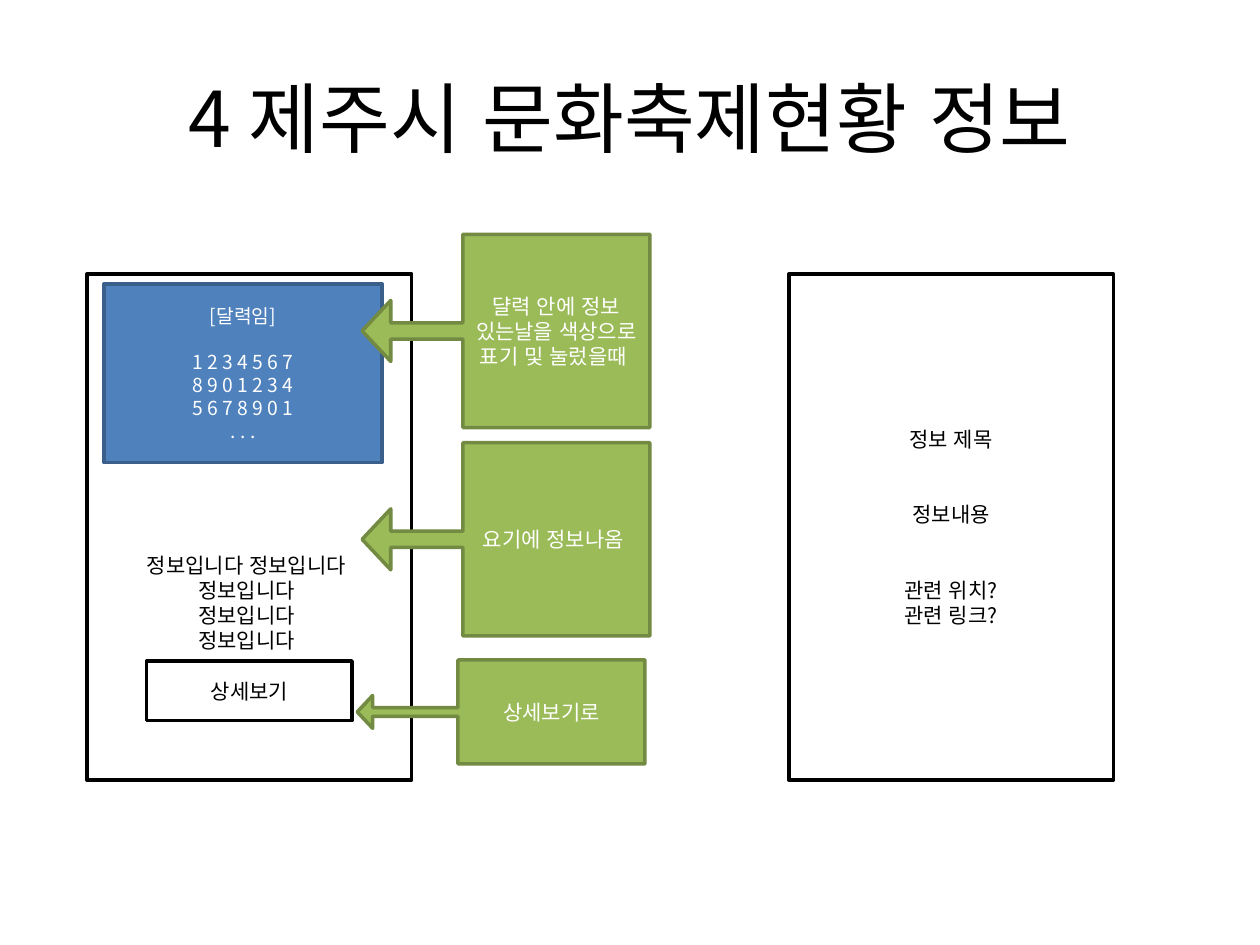
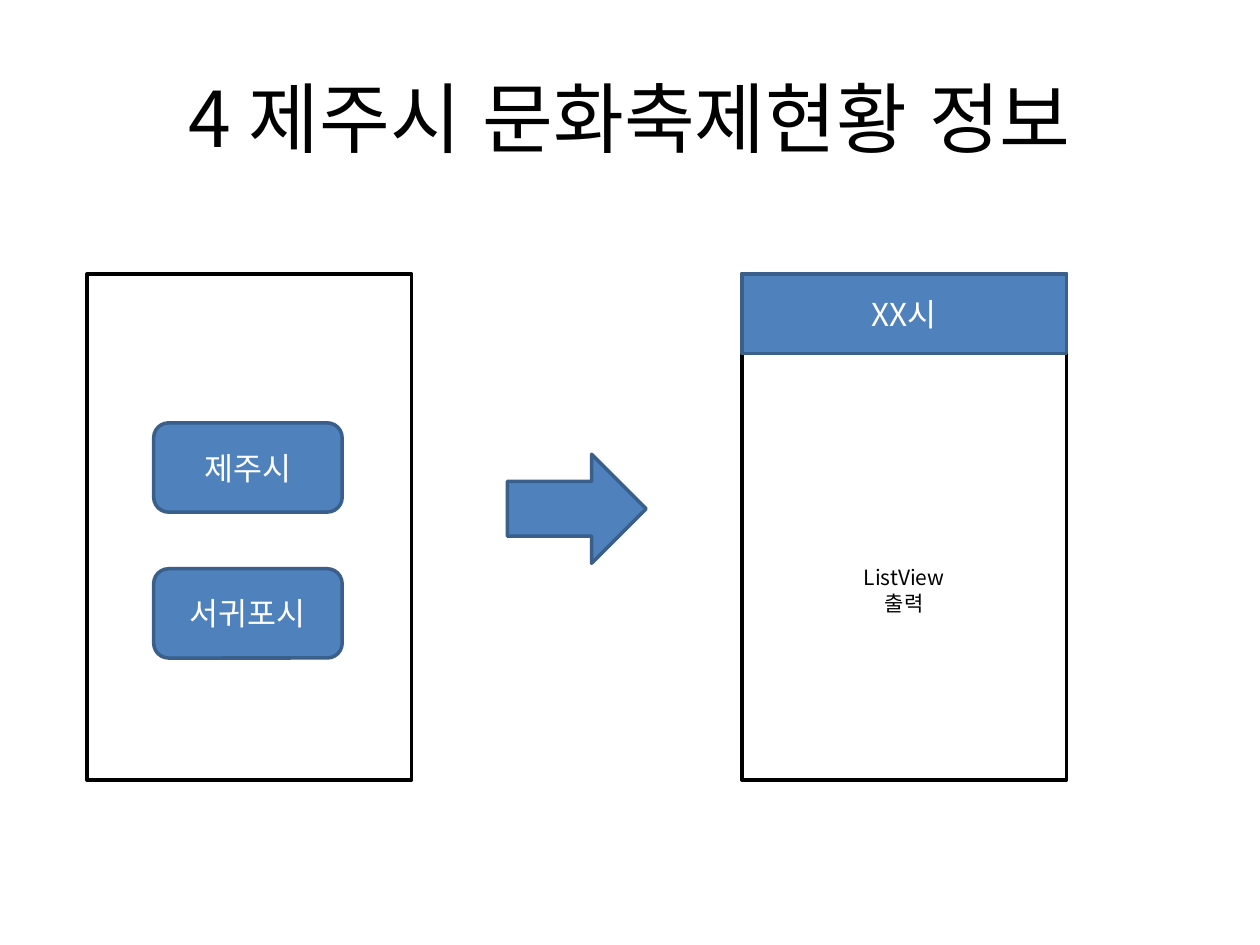
Before and after one commit to Seo-Sang-Eun/test01, a slide deck: slide 8 of Project Info/ui.pptx. Drawn at 1260x945 pixels with LibreOffice and Linux fonts; fonts in the diff are those of the drawing. Boxes give left, top, right and bottom in pixels: in the first picture for what was removed or moved away, otherwise in the second. Text is boxed around its words. In the diff, an @@ line names an element or a change of style, - is before the commit and + after.

```diff
--- a/Project Info/ui.pptx
+++ b/Project Info/ui.pptx
@@ left arrow callout removed at <box>362,234,649,427</box> @@
-댤력 안에 정보 있는날을 색상으로 표기 및 눌렀을때
@@ rectangle removed at <box>105,284,382,462</box> @@
-[달력임]
-1 2 3 4 5 6 7
-8 9 0 1 2 3 4
-5 6 7 8 9 0 1
-. . .
@@ rectangle "ListView": place and size @@
-rectangle "ListView" at <box>789,275,1114,781</box>
+rectangle "ListView" at <box>742,275,1067,781</box>
@@ rectangle added at <box>742,275,1067,354</box>, fill #4F81BD, outline #3A5F8C 2 pt, 18 pt, text #FFFFFF @@
+XX시
@@ rounded rectangle added at <box>154,423,343,513</box>, fill #4F81BD, outline #3A5F8C 2 pt, 18 pt, text #FFFFFF @@
+제주시
@@ left arrow callout removed at <box>362,442,649,635</box> @@
-요기에 정보나옴
@@ right arrow added at <box>508,455,646,564</box>, fill #4F81BD, outline #3A5F8C 2 pt @@
@@ text in rectangle at <box>147,555,345,701</box>: text removed @@
-정보입니다 정보입니다
-정보입니다
-정보입니다
-정보입니다
-상세보기
@@ rounded rectangle added at <box>154,568,343,658</box>, fill #4F81BD, outline #3A5F8C 2 pt, 18 pt, text #FFFFFF @@
+서귀포시
@@ text in rectangle at <box>864,569,945,613</box>: text changed @@
-정보 제목
-정보내용
-관련 위치?
-관련 링크?
+ListView
+출력
@@ rectangle removed at <box>146,662,352,721</box> @@
@@ left arrow callout removed at <box>357,660,644,764</box> @@
-상세보기로
```
Also in this commit, not shown: 1 other file.
